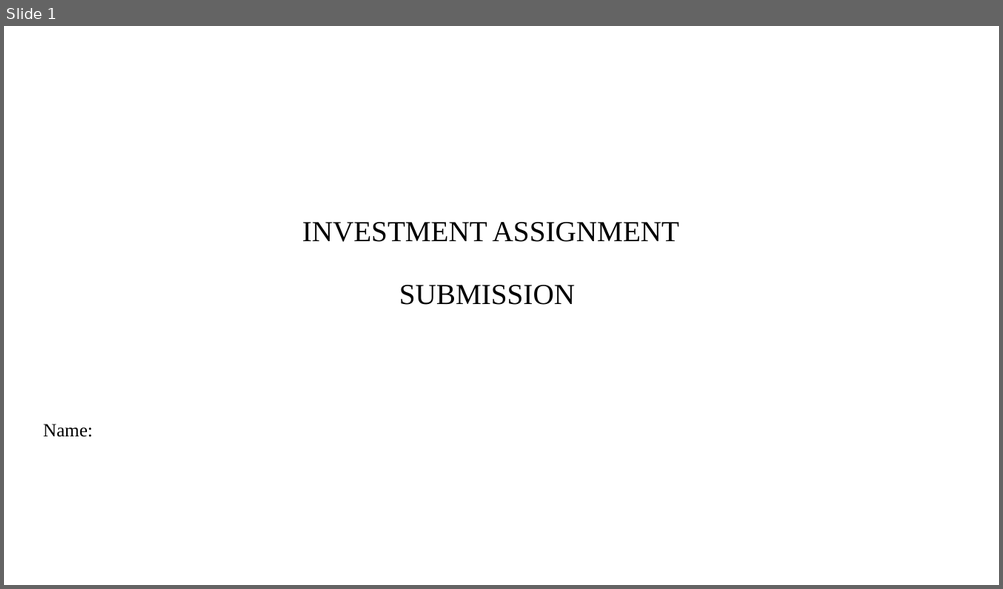
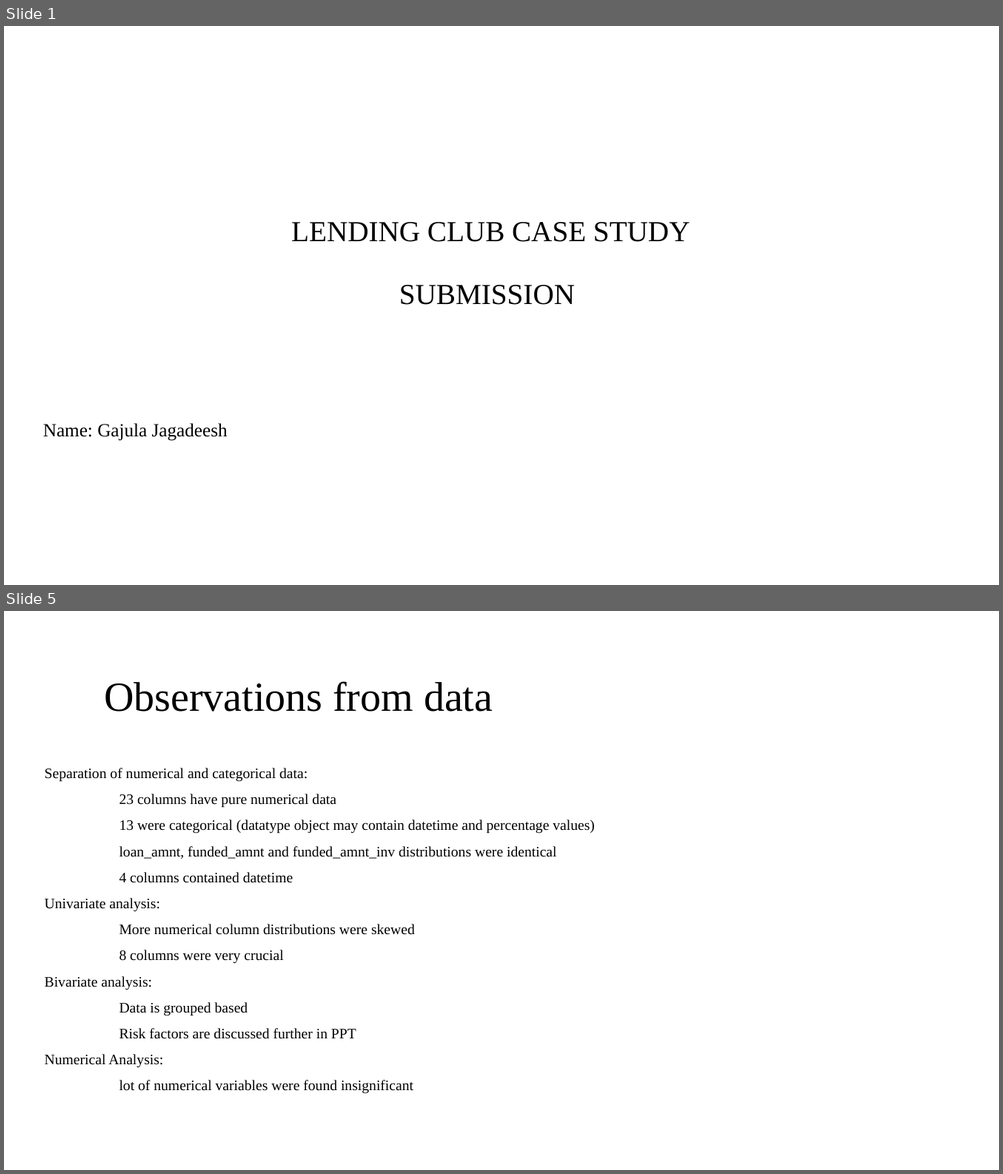
Before and after one commit to jagadeesh-gajula/Lending-club-case-study, a slide deck: INVEST.pptx. Shown one above the other, each under a label of ours: slide 1 before the commit, slides 1 and 5 after it; the slides between them are not shown. The pictures are 1003x589 and 1003x1174 pixels, drawn with LibreOffice and Linux fonts; fonts in the diff are those of the drawing; background and template pictures are left out. Boxes give left, top, right and bottom in pixels: in the first picture for what was removed or moved away, otherwise in the second. Text is boxed around its words. In the diff, an @@ line names an element or a change of style, - is before the commit and + after.

Commit message:
before submission2

```diff
--- a/INVEST.pptx
+++ b/INVEST.pptx
@@ slide 5 added at box(4, 611, 999, 1170), background #FFFFFF @@
@@ title added at box(104, 681, 492, 712), 40 pt, text #000000 @@
+Observations from data
@@ text added at box(45, 768, 595, 1094), 14 pt, text #000000 @@
+Separation of numerical and categorical data:
+23 columns have pure numerical data
+13 were categorical (datatype object may contain datetime and percentage values)
+loan_amnt, funded_amnt and funded_amnt_inv distributions were identical
+4 columns contained datetime
+Univariate analysis:
+More numerical column distributions were skewed
+8 columns were very crucial
+Bivariate analysis:
+Data is grouped based
+Risk factors are discussed further in PPT
+Numerical Analysis:
+lot of numerical variables were found insignificant
@@ slide 1 changed as well @@
@@ title at box(291, 222, 690, 305): text changed @@
-INVESTMENT ASSIGNMENT
-SUBMISSION
+LENDING CLUB CASE STUDY
+SUBMISSION
@@ subtitle at box(43, 423, 227, 441): text changed @@
-Name:
+Name: Gajula Jagadeesh
```
Also in this commit, not shown: 13 other slides added, 9 slides removed, 1 other file.
